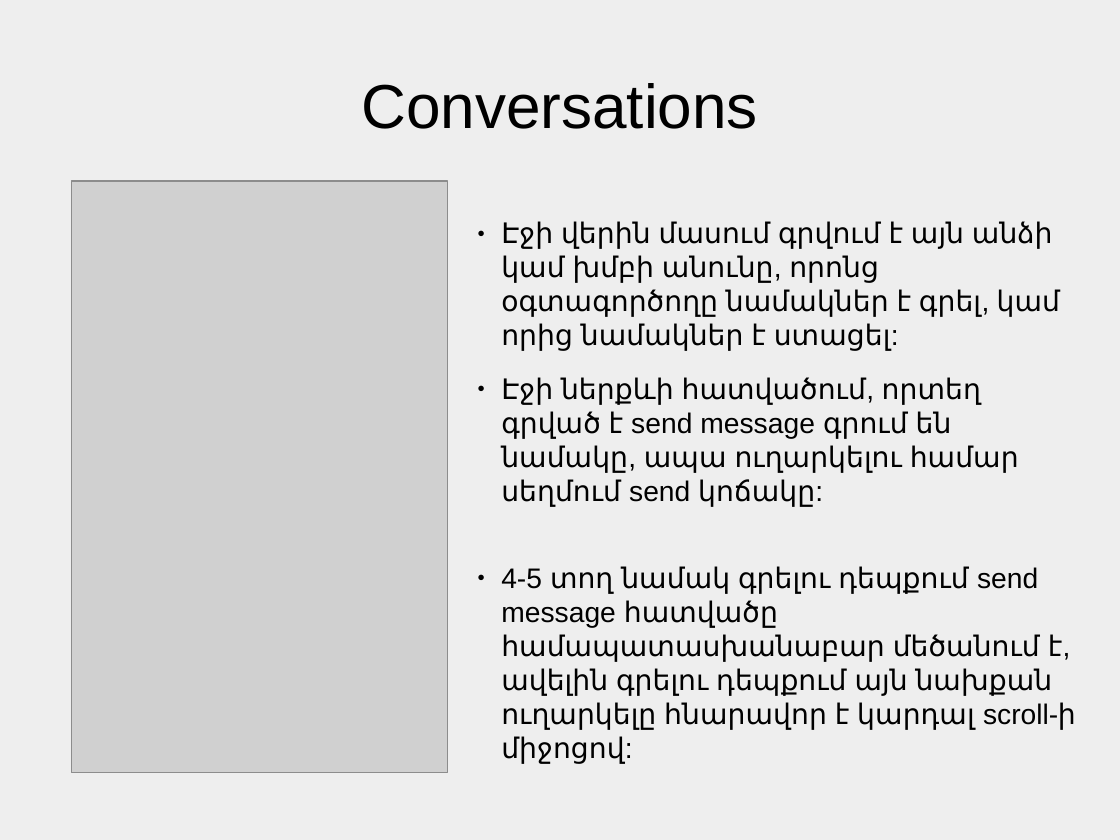
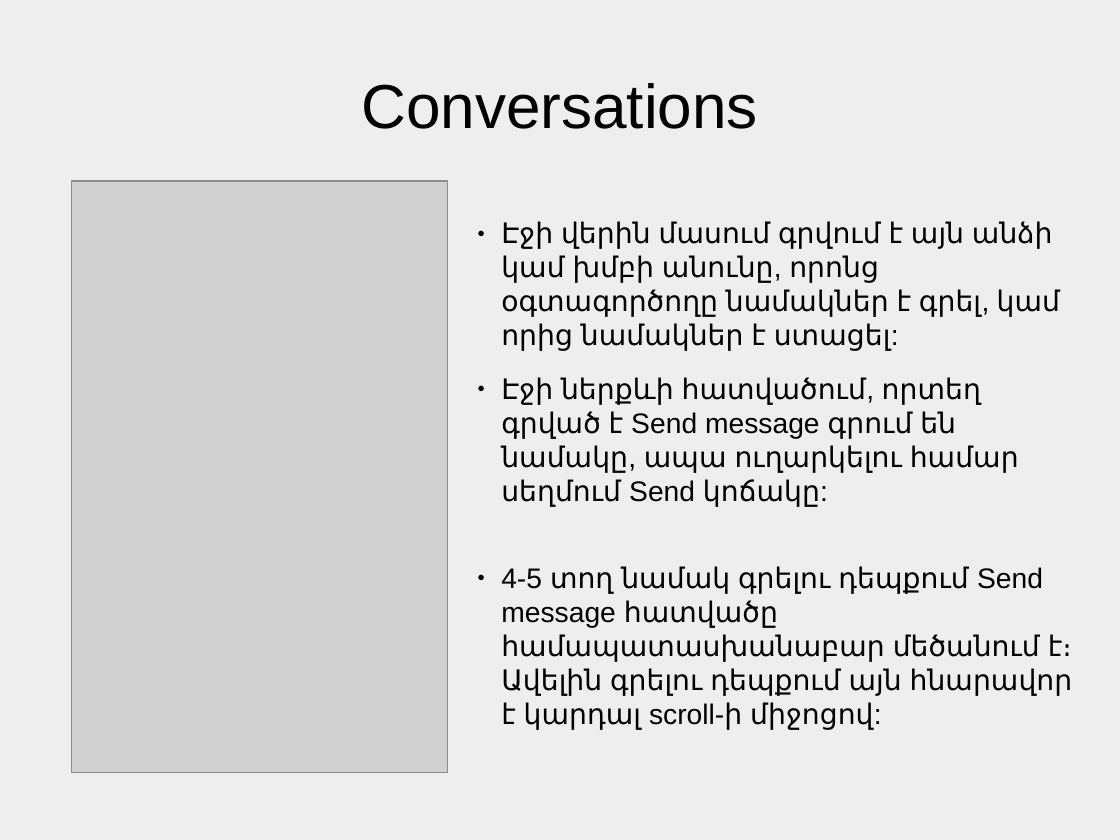
Before and after one commit to vanit-basic/instant_messenger, a slide deck: slide 17 of Documentation/Documentation.odp. Drawn at 1120x840 pixels with LibreOffice and Linux fonts; fonts in the diff are those of the drawing; grey boxes stand for pictures. Boxes give left, top, right and bottom in pixels: in the first picture for what was removed or moved away, otherwise in the second. Text is boxed around its words. In the diff, an @@ line names an element or a change of style, - is before the commit and + after.

```diff
--- a/Documentation/Documentation.odp
+++ b/Documentation/Documentation.odp
@@ text at (501, 377, 1073, 730): text changed @@
-● Էջի ներքևի հատվածում, որտեղ գրված է send message գրում են նամակը, ապա ուղարկելու համար սեղմում send կոճակը:
-● 4-5 տող նամակ գրելու դեպքում send message հատվածը համապատասխանաբար մեծանում է, ավելին գրելու դեպքում այն նախքան ուղարկելը հնարավոր է կարդալ scroll-ի միջոցով:
+● Էջի ներքևի հատվածում, որտեղ գրված է Send message գրում են նամակը, ապա ուղարկելու համար սեղմում Send կոճակը:
+● 4-5 տող նամակ գրելու դեպքում Send message հատվածը համապատասխանաբար մեծանում է։ Ավելին գրելու դեպքում այն հնարավոր է կարդալ scroll-ի միջոցով:
```
Also in this commit, not shown: 20 other slides changed.
